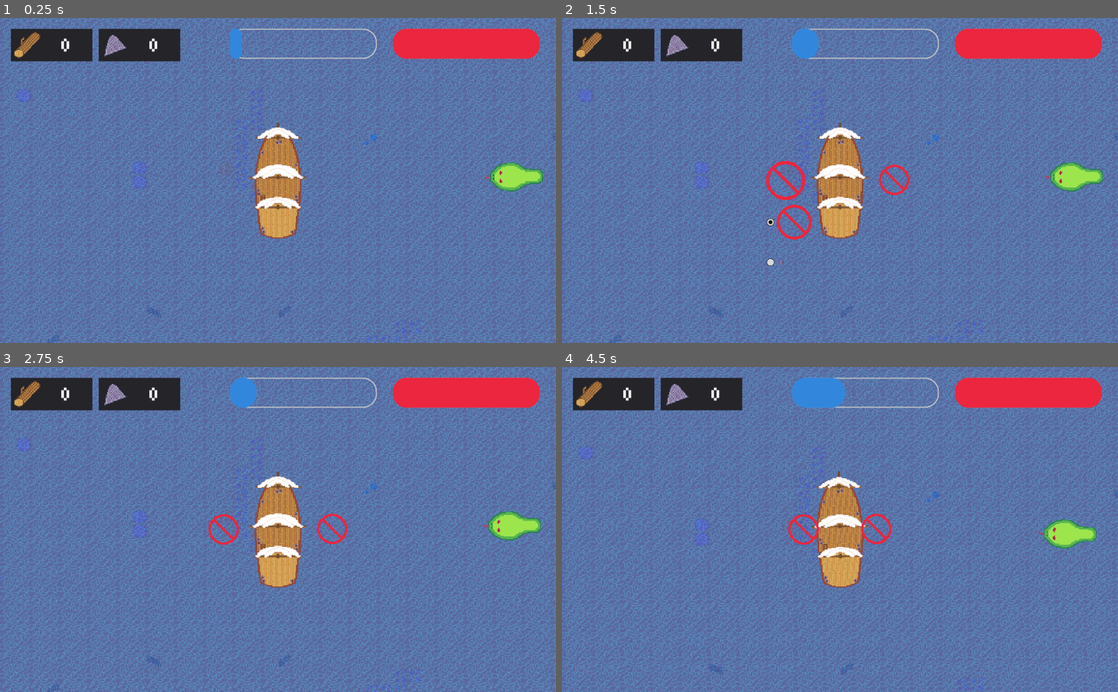
Above: before the commit, frames 1-4 (two rows, left to right).
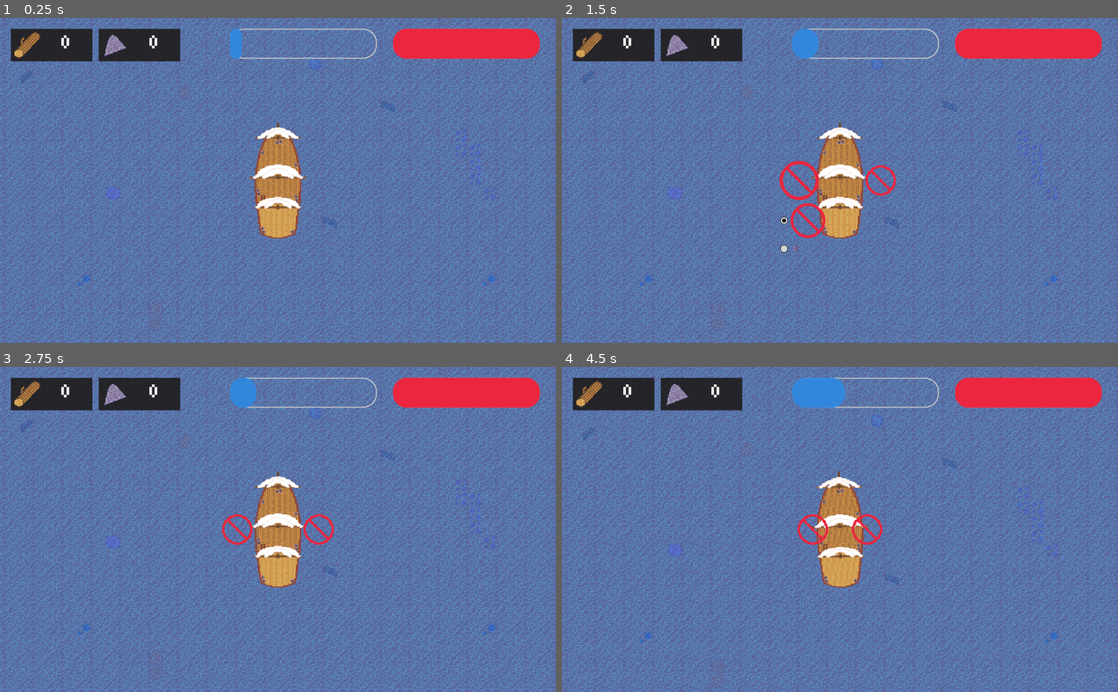
Above: after the commit, the same moments.

Repository: McLovin3/Calderia
Game: Godot game, scene res://TestScene.tscn
The game is run twice, just before and just after one commit, with the same random seed, the same clock (stepped at 60 frames per second) and the same inputs.
Inputs (mouse positions are in pixels of both pictures, inside the frame that each line leads up to; where the layout moved, square brackets give the same spot in the first picture):
- Up to frame 1 (0.25 s): no input
- Up to frame 2 (1.5 s): tap Enter at 0.5 s; move the mouse to (962, 164) at 0.52 s; hold D (turn_right) 0.53-1.25 s; hold C (customize) 0.53-1.25 s; click (962, 164) at 0.67 s; tap W (up) at 0.77, 1.07 s; tap Middle mouse button (fish) at 0.8 s; click (801, 180) [784, 180] at 1.25 s
- Up to frame 3 (2.75 s): click (316, 529) [333, 529] at 2 s
- Up to frame 4 (4.5 s): tap Space at 2.75 s; move the mouse to (728, 545) at 2.77 s; hold D (turn_right) 2.78-3.53 s; tap Middle mouse button (fish) at 2.85 s; tap W (up) at 3.02, 3.05, 3.32 s; tap Enter at 3.5 s; move the mouse to (895, 458) at 3.52 s; hold A (turn_left) 3.53-4.28 s; hold W (up) 3.53-4.28 s; tap C (customize) at 3.8, 4.35 s; move the mouse to (812, 594) at 4.27 s; hold D (turn_right) from 4.28 s (still down); click (812, 594) at 4.42 s

The runs differ from the first frame. In frame 1, 19% of the frame differs, in the area x 0-100%, y 0-100%; in frame 2, 20%; in frame 3, 19%; in frame 4, 19%.

Commit message:
Added crafting system

Diff:
--- a/CustomizationMenu/CustomizationMenu.tscn
+++ b/CustomizationMenu/CustomizationMenu.tscn
@@ -1,10 +1,45 @@
-[gd_scene load_steps=6 format=2]
+[gd_scene load_steps=10 format=2]
 
 [ext_resource path="res://CustomizationMenu/Sprites/Cannon.png" type="Texture" id=1]
-[ext_resource path="res://CustomizationMenu/Scripts/CustomizationMenu.gd" type="Script" id=2]
+[ext_resource path="res://GameManager/Scripts/CustomizationMenu.gd" type="Script" id=2]
 [ext_resource path="res://CustomizationMenu/Sprites/Cancel.png" type="Texture" id=3]
 [ext_resource path="res://Themes/OptionButton.tres" type="Theme" id=4]
 [ext_resource path="res://CustomizationMenu/Sprites/CannonFlipped.png" type="Texture" id=5]
+[ext_resource path="res://Themes/Dialog.tres" type="Theme" id=6]
+
+[sub_resource type="StyleBoxFlat" id=2]
+content_margin_left = 10.0
+content_margin_right = 10.0
+bg_color = Color( 0.219608, 0.34902, 0.701961, 1 )
+border_width_left = 3
+border_width_top = 3
+border_width_right = 3
+border_width_bottom = 3
+border_color = Color( 0.243137, 0.231373, 0.396078, 1 )
+corner_radius_top_left = 5
+corner_radius_top_right = 5
+corner_radius_bottom_right = 5
+corner_radius_bottom_left = 5
+
+[sub_resource type="StyleBoxFlat" id=3]
+bg_color = Color( 0.67451, 0.156863, 0.278431, 1 )
+border_width_left = 3
+border_width_top = 3
+border_width_right = 3
+border_width_bottom = 3
+border_color = Color( 0.419608, 0.14902, 0.262745, 1 )
+corner_radius_top_left = 5
+corner_radius_top_right = 5
+corner_radius_bottom_right = 5
+corner_radius_bottom_left = 5
+expand_margin_top = 35.0
+
+[sub_resource type="Theme" id=4]
+Button/styles/normal = SubResource( 2 )
+WindowDialog/colors/title_color = Color( 1, 1, 1, 1 )
+WindowDialog/icons/close = null
+WindowDialog/icons/close_highlight = null
+WindowDialog/styles/panel = SubResource( 3 )
 
 [node name="Control" type="Control"]
 pause_mode = 2
@@ -39,7 +74,34 @@
 
 [node name="Tween" type="Tween" parent="RightItem"]
 
+[node name="ConfirmationDialog" type="ConfirmationDialog" parent="."]
+visible = true
+anchor_left = 0.5
+anchor_top = 0.5
+anchor_right = 0.5
+anchor_bottom = 0.5
+margin_left = -124.5
+margin_top = -48.0
+margin_right = 124.5
+margin_bottom = 48.0
+theme = ExtResource( 6 )
+window_title = ""
+dialog_autowrap = true
+
+[node name="AlertDialog" type="AcceptDialog" parent="."]
+anchor_left = 0.5
+anchor_top = 0.5
+anchor_right = 0.5
+anchor_bottom = 0.5
+margin_left = -137.0
+margin_top = -48.0
+margin_right = 137.0
+margin_bottom = 48.0
+theme = SubResource( 4 )
+window_title = "Pas assez!"
+
 [connection signal="item_selected" from="LeftItem" to="." method="_on_LeftItem_item_selected"]
 [connection signal="tween_all_completed" from="LeftItem/Tween" to="." method="_on_Tween_tween_all_completed"]
 [connection signal="item_selected" from="RightItem" to="." method="_on_RightItem_item_selected"]
 [connection signal="tween_all_completed" from="RightItem/Tween" to="." method="_on_Tween_tween_all_completed"]
+[connection signal="confirmed" from="ConfirmationDialog" to="." method="_on_ConfirmationDialog_confirmed"]
--- /dev/null
+++ b/CustomizationMenu/Scripts/ConfirmationDialog.gd
@@ -0,0 +1,12 @@
+extends ConfirmationDialog
+
+export var
+
+# Called when the node enters the scene tree for the first time.
+func _ready():
+	pass # Replace with function body.
+
+
+# Called every frame. 'delta' is the elapsed time since the previous frame.
+#func _process(delta):
+#	pass
--- a/CustomizationMenu/Scripts/CustomizationMenu.gd
+++ /dev/null
@@ -1,66 +0,0 @@
-extends Control
-class_name CustomizationMenu
-
-export var tween_duration : float = 0.2
-export var tween_final_position : Vector2 = Vector2(75, 0)
-
-var player : PlayerShip
-
-var _cannon : PackedScene = preload("res://Cannon/Cannon.tscn")
-onready var _left_panel : OptionButton = $LeftItem
-onready var _right_panel : OptionButton = $RightItem
-onready var _left_tween : Tween = $LeftItem/Tween
-onready var _right_tween : Tween = $RightItem/Tween
-
-var _inventory_open : bool = false
-
-func _unhandled_key_input(event : InputEventKey) -> void:
-	if event.is_action_pressed("customize") and not _left_tween.is_active() and not _right_tween.is_active():
-
-		if not _inventory_open:
-			visible = true
-			_left_tween_setup(Vector2.ZERO, -tween_final_position)
-			_right_tween_setup(Vector2.ZERO, tween_final_position)
-
-		elif _inventory_open:
-			_left_tween_setup(-tween_final_position, Vector2.ZERO)
-			_right_tween_setup(tween_final_position, Vector2.ZERO)
-
-		get_tree().paused = !get_tree().paused
-		_inventory_open = !_inventory_open
-
-func _left_tween_setup(initial_position : Vector2, final_position : Vector2) -> void:
-	_left_tween.interpolate_property(
-		_left_panel,
-		"rect_position",
-		initial_position,
-		final_position,
-		tween_duration)
-	_left_tween.start()
-
-func _right_tween_setup(initial_position : Vector2, final_position : Vector2) -> void:
-	_right_tween.interpolate_property(
-		_right_panel,
-		"rect_position",
-		initial_position,
-		final_position,
-		tween_duration)
-	_right_tween.start()
-
-func _on_Tween_tween_all_completed():
-	if not _inventory_open:
-		visible = false
-
-func _on_LeftItem_item_selected(index: int) -> void:
-	if player:
-		if index == 0:
-			player.clear_left_tool()
-		elif index == 1:
-			player.set_left_tool(_cannon)
-
-func _on_RightItem_item_selected(index: int) -> void:
-	if player:
-		if index == 0:
-			player.clear_right_tool()
-		elif index == 1:
-			player.set_right_tool(_cannon)
--- a/GameManager/GameManager.tscn
+++ b/GameManager/GameManager.tscn
@@ -106,6 +106,5 @@
 margin_top = -38.0
 margin_right = -38.0
 margin_bottom = -38.0
-tween_final_position = Vector2( 100, 0 )
 
 [connection signal="timeout" from="SaveInterval" to="." method="_on_SaveInterval_timeout"]
--- /dev/null
+++ b/GameManager/Scripts/CustomizationMenu.gd
@@ -0,0 +1,125 @@
+extends Control
+class_name CustomizationMenu
+
+export var tween_duration : float = 0.2
+export var tween_final_position : Vector2 = Vector2(75, 0)
+
+var player : PlayerShip
+
+var _cannon : PackedScene = preload("res://Cannon/Cannon.tscn")
+onready var _left_button : OptionButton = $LeftItem
+onready var _right_button : OptionButton = $RightItem
+onready var _left_tween : Tween = $LeftItem/Tween
+onready var _right_tween : Tween = $RightItem/Tween
+onready var _dialog : ConfirmationDialog = $ConfirmationDialog
+onready var _alert_dialog : AcceptDialog = $AlertDialog
+
+var _inventory_open : bool = false
+var _tools : Dictionary
+var _last_selected_item : Dictionary
+var _last_selected_item_name : String
+var _is_right : bool
+var _last_selected_index : int
+
+func _ready() -> void:
+	_dialog.get_close_button().disabled = true
+	_dialog.get_close_button().visible = false
+	_alert_dialog.get_close_button().disabled = true
+	_alert_dialog.get_close_button().visible = false
+
+func _unhandled_key_input(event : InputEventKey) -> void:
+	if (event.is_action_pressed("customize")
+		and not _left_tween.is_active()
+		and not _right_tween.is_active()):
+
+		if not _inventory_open:
+			visible = true
+			_left_tween_setup(Vector2.ZERO, -tween_final_position)
+			_right_tween_setup(Vector2.ZERO, tween_final_position)
+
+		elif _inventory_open:
+			_left_tween_setup(-tween_final_position, Vector2.ZERO)
+			_right_tween_setup(tween_final_position, Vector2.ZERO)
+
+		get_tree().paused = !get_tree().paused
+		_inventory_open = !_inventory_open
+
+func _left_tween_setup(initial_position : Vector2, final_position : Vector2) -> void:
+	_left_tween.interpolate_property(
+		_left_button,
+		"rect_position",
+		initial_position,
+		final_position,
+		tween_duration)
+	_left_tween.start()
+
+func _right_tween_setup(initial_position : Vector2, final_position : Vector2) -> void:
+	_right_tween.interpolate_property(
+		_right_button,
+		"rect_position",
+		initial_position,
+		final_position,
+		tween_duration)
+	_right_tween.start()
+
+func _on_Tween_tween_all_completed():
+	if not _inventory_open:
+		visible = false
+
+func _on_LeftItem_item_selected(index: int) -> void:
+	_tools = GameManager.get_tools()
+	if player:
+		if index == 0:
+			player.clear_left_tool()
+		elif index == 1:
+			if not _tools.leftTools.cannon.unlocked:
+				_left_button.selected = 0
+				_dialog.dialog_text = "Acheter pour %s bois et %s pierres?" \
+					% [_tools.leftTools.cannon.price.wood, _tools.leftTools.cannon.price.stone]
+				_last_selected_item = _tools.leftTools.cannon
+				_last_selected_item_name = "cannon"
+				_is_right = false
+				_last_selected_index = 1
+				_dialog.popup()
+			else:
+				player.set_left_tool(_cannon)
+
+func _on_RightItem_item_selected(index: int) -> void:
+	_tools = GameManager.get_tools()
+	if player:
+		if index == 0:
+			player.clear_right_tool()
+		elif index == 1:
+			if not _tools.rightTools.cannon.unlocked:
+				_right_button.selected = 0
+				_dialog.dialog_text = "Acheter pour %s bois et %s pierres?" \
+					% [_tools.rightTools.cannon.price.wood, _tools.rightTools.cannon.price.stone]
+				_last_selected_item = _tools.rightTools.cannon
+				_last_selected_item_name = "cannon"
+				_last_selected_index = 1
+				_is_right = true
+				_dialog.popup()
+			else:
+				player.set_right_tool(_cannon)
+
+func _on_ConfirmationDialog_confirmed()-> void:
+	var ressources = GameManager.get_ressources()
+
+	if (_last_selected_item.price.wood > ressources.wood
+		or _last_selected_item.price.stone > ressources.stone):
+		_alert_dialog.popup()
+		return
+
+	ressources.stone -= _last_selected_item.price.stone
+	ressources.wood -= _last_selected_item.price.wood
+	GameManager.set_ressources(ressources)
+	GameManager.unlock_item(_is_right, _last_selected_item_name)
+	_tools = GameManager.get_tools()
+
+	if _is_right:
+		_on_RightItem_item_selected(_last_selected_index)
+		_right_button.selected = _last_selected_index
+
+	else:
+		_on_LeftItem_item_selected(_last_selected_index)
+		_left_button.selected = _last_selected_index
--- a/GameManager/Scripts/GameManager.gd
+++ b/GameManager/Scripts/GameManager.gd
@@ -1,13 +1,46 @@
 extends Node2D
 
-onready var _customization_menu: CustomizationMenu = $HUD/CustomizationMenu
+onready var _customization_menu : CustomizationMenu = $HUD/CustomizationMenu
 onready var _stone_label : Label = $HUD/Stone/StoneCount
 onready var _wood_label : Label = $HUD/Wood/WoodCount
 onready var _health_bar : ProgressBar = $HUD/HealthBar
 onready var _dash_bar : ProgressBar = $HUD/DashBar
 
-var _save_path = "user://savegame.save"
-var _ressources := {"wood" : 0, "stone" : 0}
+var _save_path : String = "user://savegame.save"
+var data : Dictionary = \
+	{
+		"ressources" :
+			{
+				"wood" : 0,
+				"stone" : 0},
+		"tools":
+			{
+				"leftTools" :
+					{
+						"cannon" :
+							{
+								"unlocked" : false,
+								"price" :
+									{
+										"wood" : 100,
+										"stone" : 100
+									}
+							}
+					},
+				"rightTools" :
+					{
+						"cannon" :
+							{
+								"unlocked" : false,
+								"price" :
+									{
+										"wood" : 100,
+										"stone" : 100
+									}
+							}
+					}
+			}
+	}
 
 func _ready() -> void:
 	_load_game()
@@ -18,7 +51,7 @@
 		_save_game()
 
 	var _error = save_file.open_encrypted_with_pass(_save_path, File.READ, "McLovin")
-	_ressources = parse_json(save_file.get_line())
+	data = parse_json(save_file.get_line())
 
 	_update_labels()
 
@@ -27,18 +60,18 @@
 func _save_game() -> void:
 	var save_file := File.new()
 	var _error = save_file.open_encrypted_with_pass(_save_path, File.WRITE, "McLovin")
-	save_file.store_line(to_json(_ressources))
+	save_file.store_line(to_json(data))
 	save_file.close()
 
 func _update_labels() -> void:
-	_stone_label.text = String(_ressources.stone)
-	_wood_label.text = String(_ressources.wood)
+	_stone_label.text = String(data.ressources.stone)
+	_wood_label.text = String(data.ressources.wood)
 
 func _on_SaveInterval_timeout() -> void:
 	_save_game()
 
 func add_wood(amount: int) -> void:
-	_ressources.wood += amount
+	data.ressources.wood += amount
 	_update_labels()
 	_save_game()
 
@@ -49,9 +82,29 @@
 	_dash_bar.value = (current_dash * _dash_bar.max_value) / max_dash
 
 func add_stone(amount: int) -> void:
-	_ressources.stone += amount
+	data.ressources.stone += amount
 	_update_labels()
 	_save_game()
 
 func set_player(player: PlayerShip) -> void:
 	_customization_menu.player = player
+
+func get_tools() -> Dictionary:
+	return data.tools
+
+func get_ressources() -> Dictionary:
+	return data.ressources
+
+func set_ressources(ressources : Dictionary) -> void:
+	data.ressources = ressources
+	_save_game()
+	_update_labels()
+
+func unlock_item(isRightSide : bool, tool_name : String) -> void:
+	if isRightSide:
+		data.tools.rightTools.get(tool_name).unlocked = true
+
+	else:
+		data.tools.leftTools.get(tool_name).unlocked = true
+
+	_save_game()
--- a/TestScene.tscn
+++ b/TestScene.tscn
@@ -19,4 +19,4 @@
 path_to_player = NodePath("../../Player")
 
 [node name="Player" parent="." instance=ExtResource( 1 )]
-position = Vector2( -1363, 184 )
+position = Vector2( 40, -1056 )
--- /dev/null
+++ b/Themes/Dialog.tres
@@ -0,0 +1,34 @@
+[gd_resource type="Theme" load_steps=3 format=2]
+
+[sub_resource type="StyleBoxFlat" id=2]
+content_margin_left = 10.0
+content_margin_right = 10.0
+bg_color = Color( 0.219608, 0.34902, 0.701961, 1 )
+border_width_left = 3
+border_width_top = 3
+border_width_right = 3
+border_width_bottom = 3
+border_color = Color( 0.243137, 0.231373, 0.396078, 1 )
+corner_radius_top_left = 5
+corner_radius_top_right = 5
+corner_radius_bottom_right = 5
+corner_radius_bottom_left = 5
+
+[sub_resource type="StyleBoxFlat" id=3]
+bg_color = Color( 0.67451, 0.156863, 0.278431, 1 )
+border_width_left = 3
+border_width_top = 3
+border_width_right = 3
+border_width_bottom = 3
+border_color = Color( 0.419608, 0.14902, 0.262745, 1 )
+corner_radius_top_left = 5
+corner_radius_top_right = 5
+corner_radius_bottom_right = 5
+corner_radius_bottom_left = 5
+
+[resource]
+Button/styles/normal = SubResource( 2 )
+WindowDialog/colors/title_color = Color( 1, 1, 1, 1 )
+WindowDialog/icons/close = null
+WindowDialog/icons/close_highlight = null
+WindowDialog/styles/panel = SubResource( 3 )
--- a/poco/Poco.tres
+++ b/poco/Poco.tres
@@ -5,5 +5,5 @@
 [resource]
 size = 48
 use_mipmaps = true
-extra_spacing_bottom = 12
+extra_spacing_top = -25
 font_data = ExtResource( 1 )
--- a/project.godot
+++ b/project.godot
@@ -22,7 +22,7 @@
 "base": "Control",
 "class": "CustomizationMenu",
 "language": "GDScript",
-"path": "res://CustomizationMenu/Scripts/CustomizationMenu.gd"
+"path": "res://GameManager/Scripts/CustomizationMenu.gd"
 }, {
 "base": "KinematicBody2D",
 "class": "PlayerShip",
